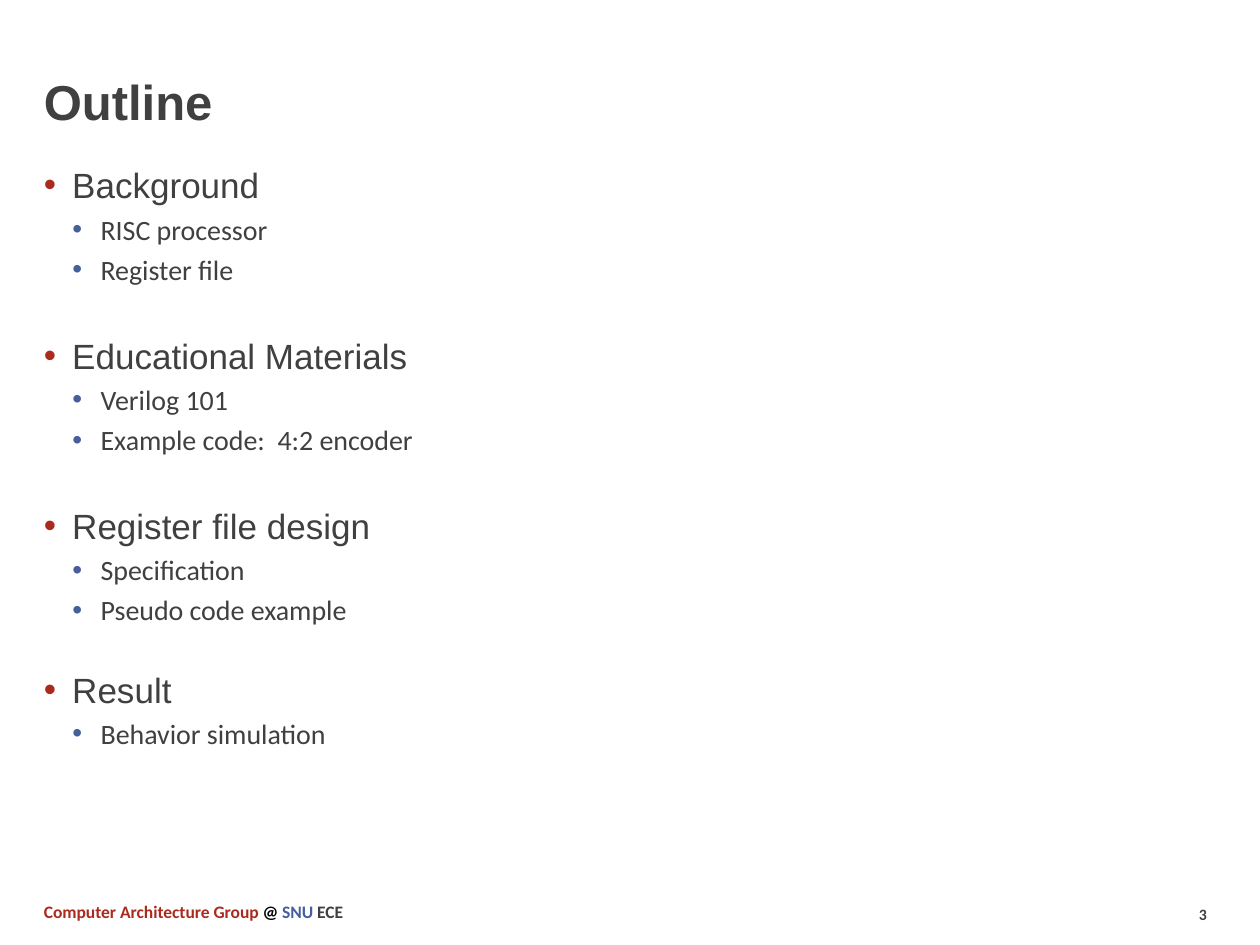
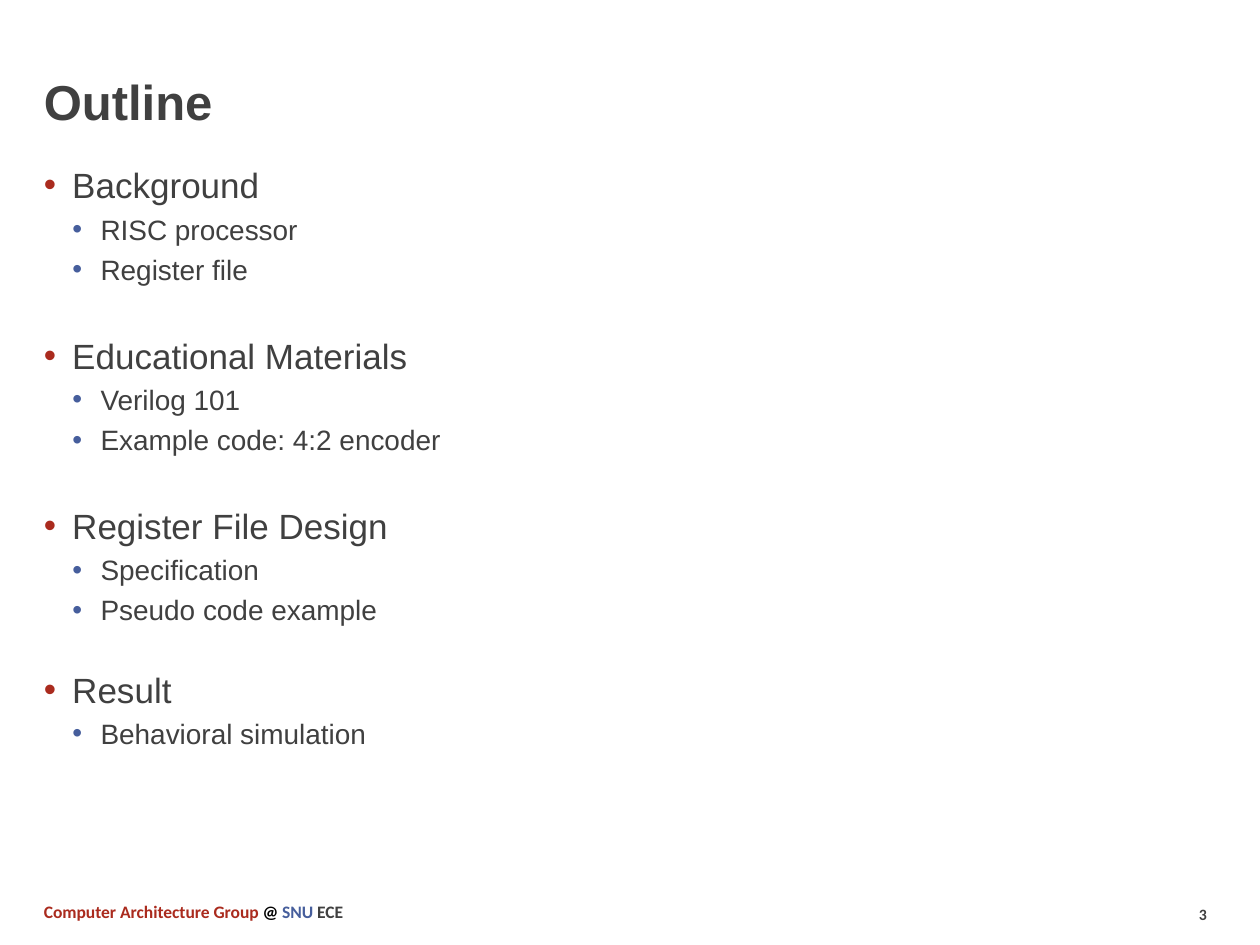
Before and after one commit to jsl013/Samsung-NPEX-2021, a slide deck: slide 3 of docs/NPEX-2021-Jaewoong-Sim-Lab1.pptx. Drawn at 1260x945 pixels with LibreOffice and Linux fonts; fonts in the diff are those of the drawing. Boxes give left, top, right and bottom in pixels: in the first picture for what was removed or moved away, otherwise in the second. Text is boxed around its words. In the diff, an @@ line names an element or a change of style, - is before the commit and + after.

```diff
--- a/docs/NPEX-2021-Jaewoong-Sim-Lab1.pptx
+++ b/docs/NPEX-2021-Jaewoong-Sim-Lab1.pptx
@@ text at bbox=[101, 220, 440, 626]: font Calibri to Arial in "RISC processor", "Register file", "Verilog 101", "Example code: 4:2 encoder" and 2 more places @@
@@ text at bbox=[72, 513, 388, 546]: text changed @@
-• Register file design
+• Register File Design
@@ text at bbox=[101, 723, 366, 745]: text changed; font Calibri to Arial @@
-  • Behavior simulation
+  • Behavioral simulation
```
Also in this commit, not shown: 4 other slides changed.
